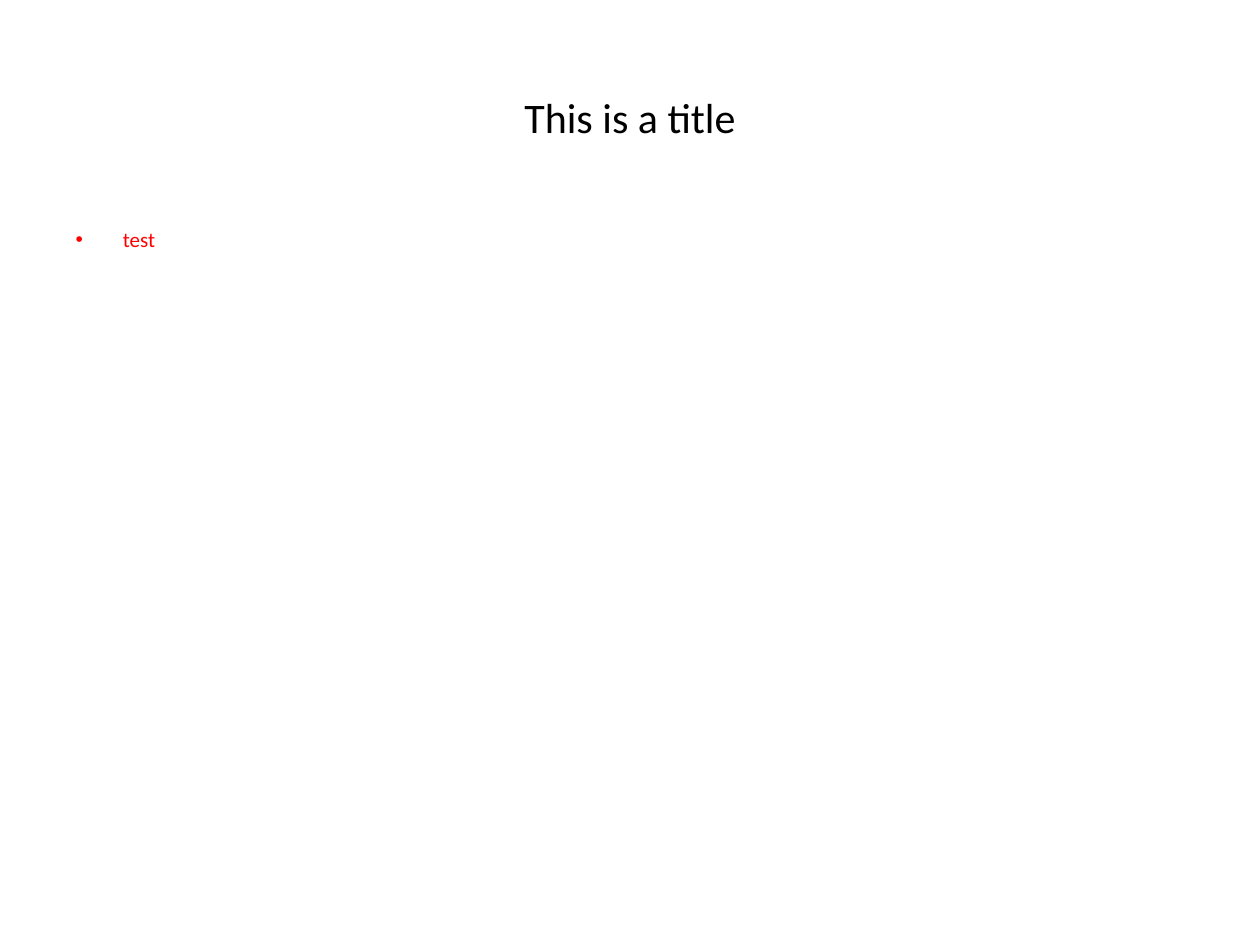
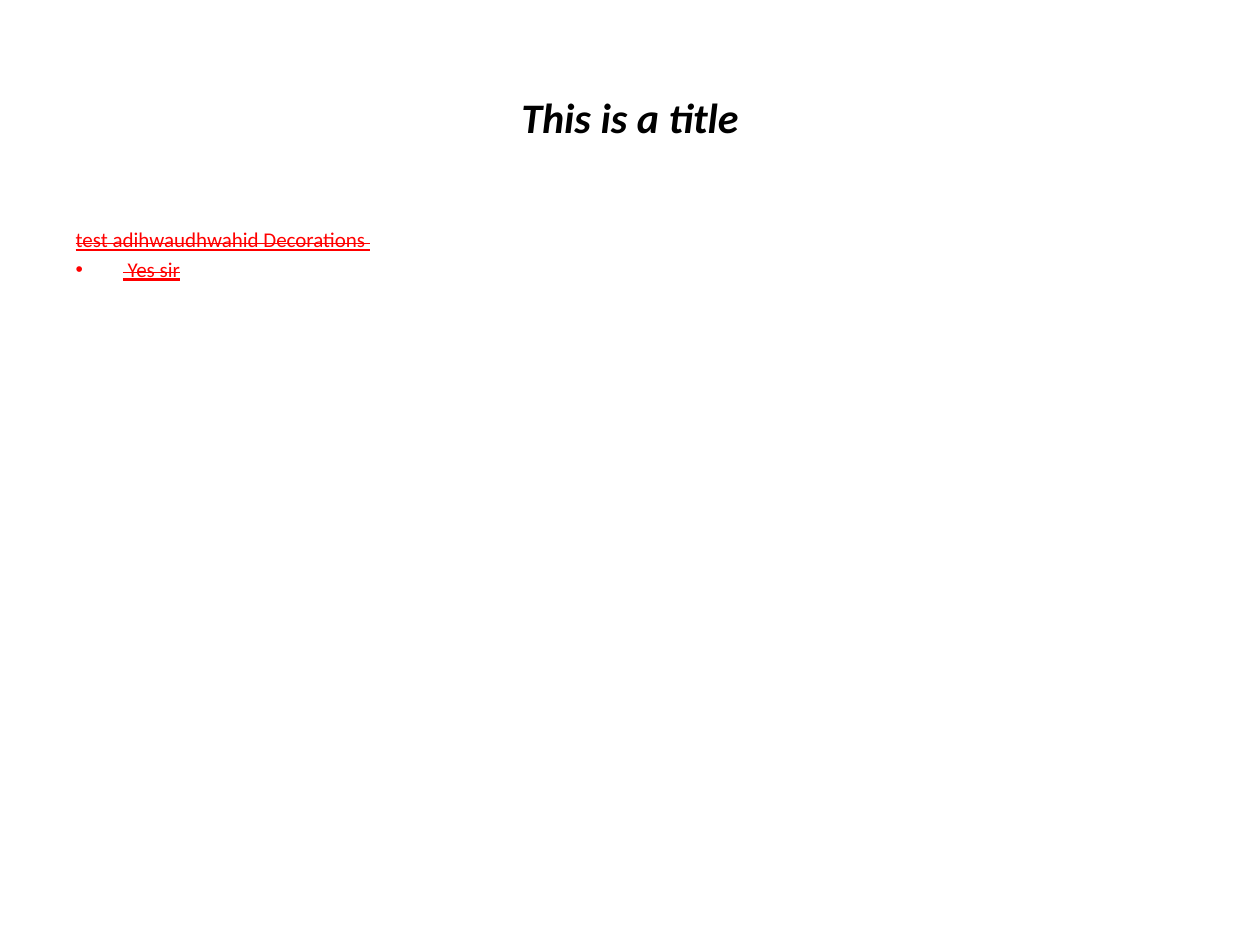
Before and after one commit to monstrotac/JsonConverterProject, a slide deck: slide 1 of JsonConverter/src/main/resources/OutputFolder/test.pptx. Drawn at 1260x945 pixels with LibreOffice and Linux fonts; fonts in the diff are those of the drawing. Boxes give left, top, right and bottom in pixels: in the first picture for what was removed or moved away, otherwise in the second. Text is boxed around its words. In the diff, an @@ line names an element or a change of style, - is before the commit and + after.

Commit message:
Implemented the title only

```diff
--- a/JsonConverter/src/main/resources/OutputFolder/test.pptx
+++ b/JsonConverter/src/main/resources/OutputFolder/test.pptx
@@ title "This is a title" at (x1=521, y1=103, x2=739, y2=134): bold on, italic on @@
@@ text at (x1=76, y1=232, x2=365, y2=281): text changed @@
-• test
+• test adihwaudhwahid Decorations
+  Yes sir
```
Also in this commit, not shown: 1 slide added, 8 other files.
